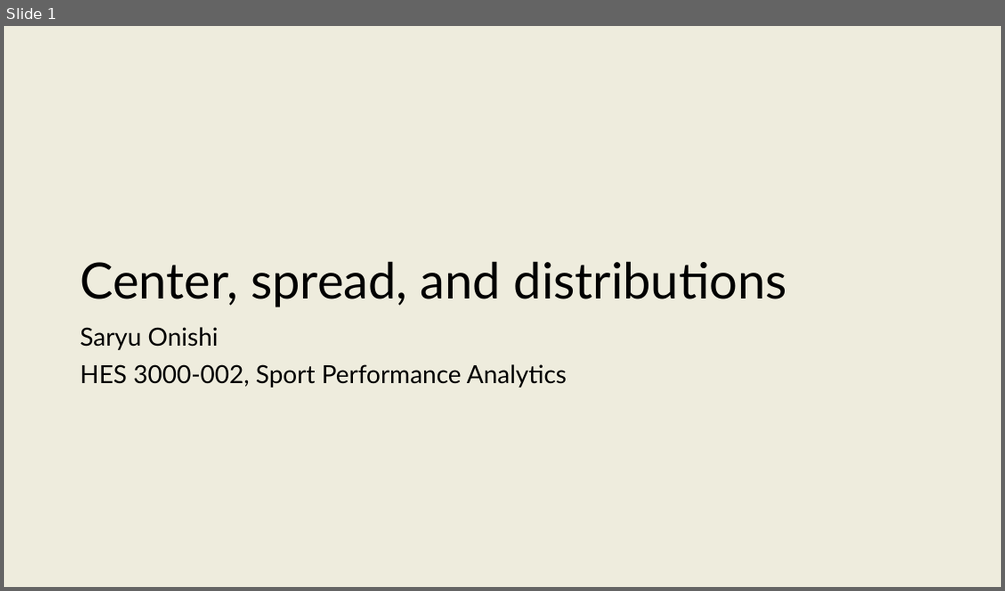
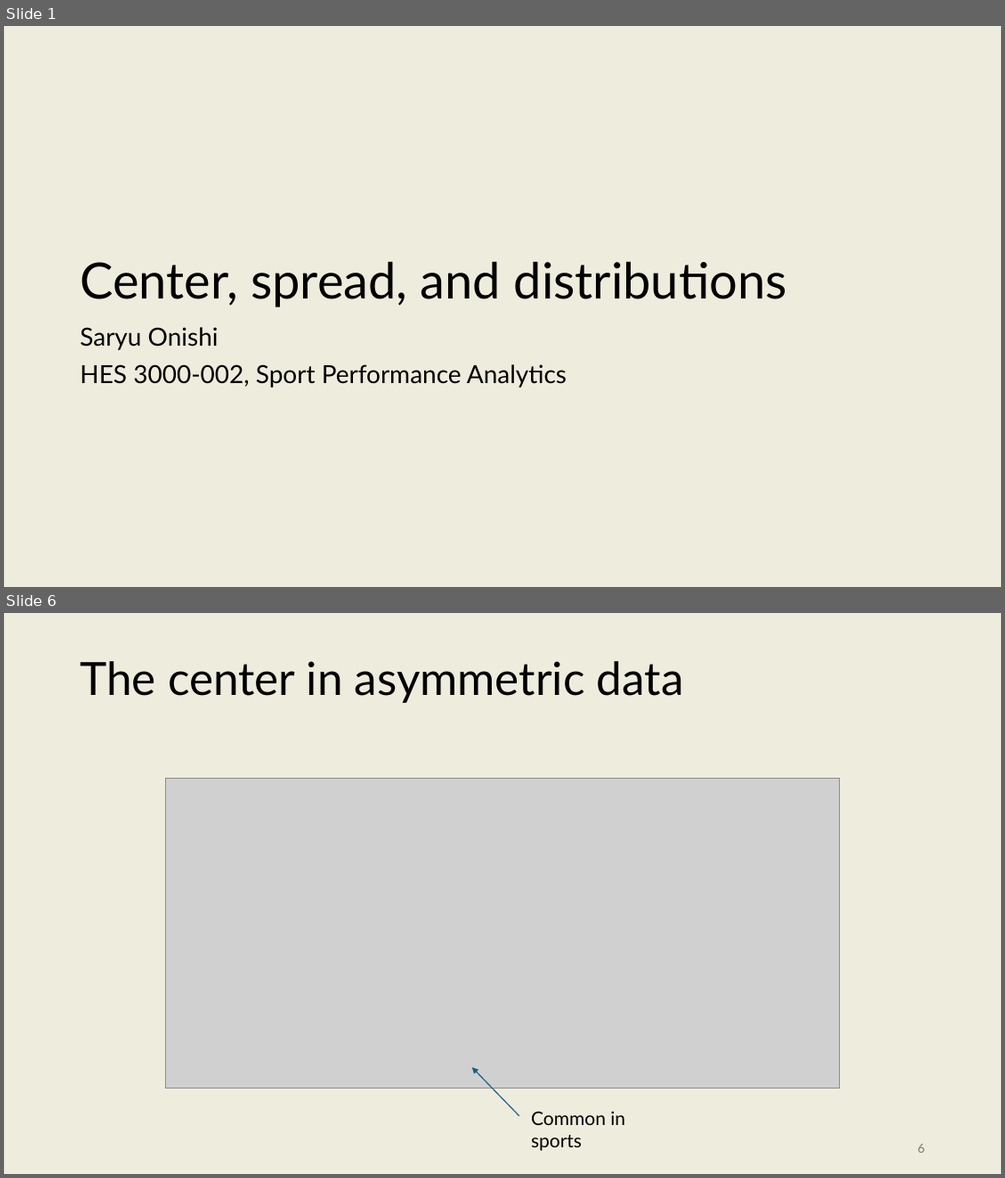
Before and after one commit to onishisaryu/HES-3000-Sports-Data-Analytics, a slide deck: pptx/Lecture8.pptx. Shown one above the other, each under a label of ours: slide 1 before the commit, slides 1 and 6 after it; the slides between them are not shown. The pictures are 1005x591 and 1005x1178 pixels, drawn with LibreOffice and Linux fonts; fonts in the diff are those of the drawing; grey boxes stand for pictures. Boxes give left, top, right and bottom in pixels: in the first picture for what was removed or moved away, otherwise in the second. Text is boxed around its words. In the diff, an @@ line names an element or a change of style, - is before the commit and + after.

```diff
--- a/pptx/Lecture8.pptx
+++ b/pptx/Lecture8.pptx
@@ slide 6 added at box(4, 613, 1001, 1174), background #EEECDD @@
@@ title added at box(80, 661, 684, 703), 44 pt, text #000000 @@
+The center in asymmetric data
@@ picture added at box(165, 779, 840, 1088) @@
@@ arrow added from (519, 1116) to (472, 1067), #156082 1 pt @@
@@ text added at box(531, 1111, 625, 1151), 18 pt, text #000000 @@
+Common in sports
@@ page number added at box(917, 1143, 924, 1152), 12 pt, text #797979 @@
+6
```
Also in this commit, not shown: 34 other slides added, 3 slides removed, 2 other files.
